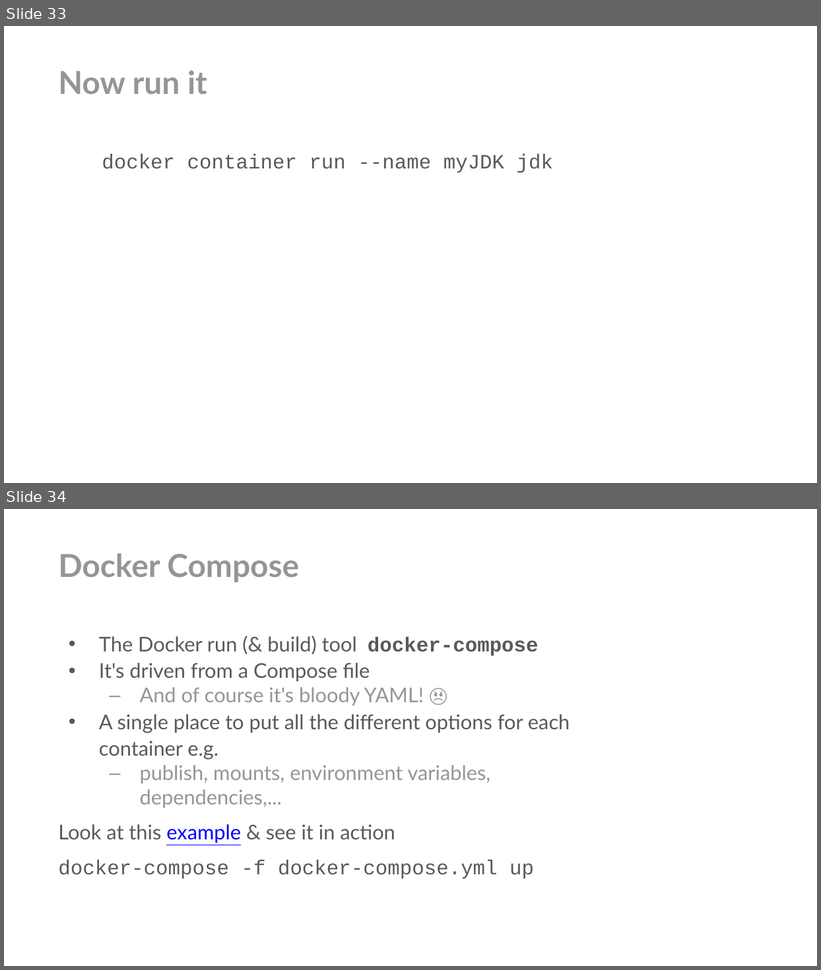
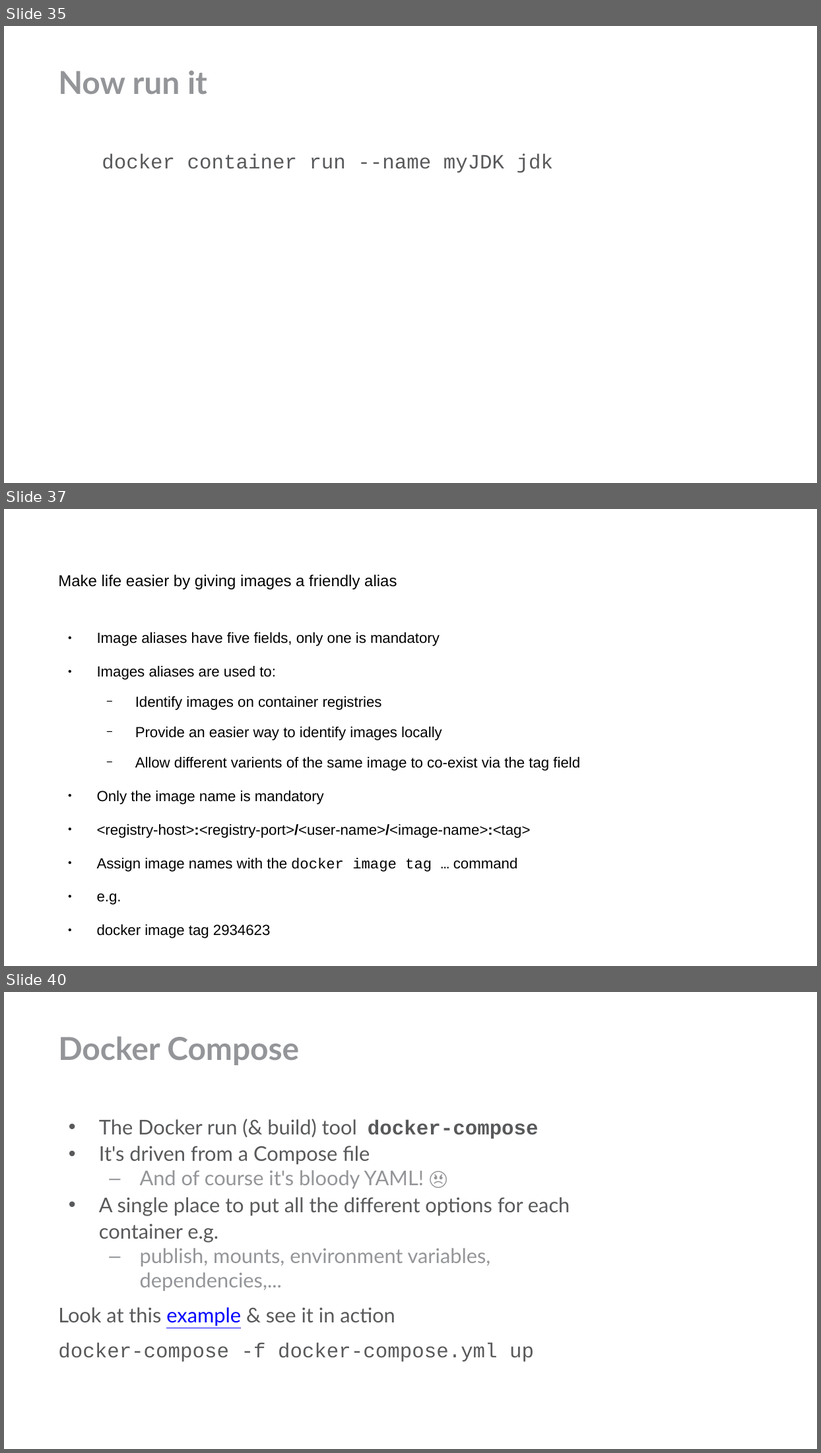
Before and after one commit to dockerfornovices/DockerSimpleDemo, a slide deck: novicesguidetodocker.odp. Shown one above the other, each under a label of ours: slides 33 and 34 before the commit, slides 35, 37 and 40 after it; the slides between them are not shown. The pictures are 821x970 and 821x1453 pixels, drawn with LibreOffice and Linux fonts; fonts in the diff are those of the drawing; background and template pictures are left out. Boxes give left, top, right and bottom in pixels: in the first picture for what was removed or moved away, otherwise in the second. Text is boxed around its words. In the diff, an @@ line names an element or a change of style, - is before the commit and + after.

```diff
--- a/novicesguidetodocker.odp
+++ b/novicesguidetodocker.odp
@@ slide 37 added at (x1=4, y1=509, x2=817, y2=966), background #FFFFFF @@
@@ title added at (x1=58, y1=574, x2=397, y2=590), 14 pt, text #000000 @@
+Make life easier by giving images a friendly alias
@@ text added at (x1=97, y1=632, x2=580, y2=872), 12.9 pt, text #000000 @@
+● Image aliases have five fields, only one is mandatory
+● Images aliases are used to:
+  − Identify images on container registries
+  − Provide an easier way to identify images locally
+  − Allow different varients of the same image to co-exist via the tag field
+● Only the image name is mandatory
+● <registry-host>:<registry-port>/<user-name>/<image-name>:<tag>
+● Assign image names with the docker image tag … command
+● e.g.
+● docker image tag 2934623
@@ what was slide 33 is now slide 35 @@
@@ what was slide 34 is now slide 40 @@
```
Also in this commit, not shown: 10 slides changed, 5 other slides added, 6 other files.
